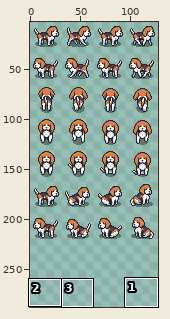
Edited in one commit: sprite sheet (DoggyLifeGodot/scenes/room/dogs/images/beagle-dog.png). Above: a wide view before the commit, with the close-up outlined.
Close-up. Before the edit:
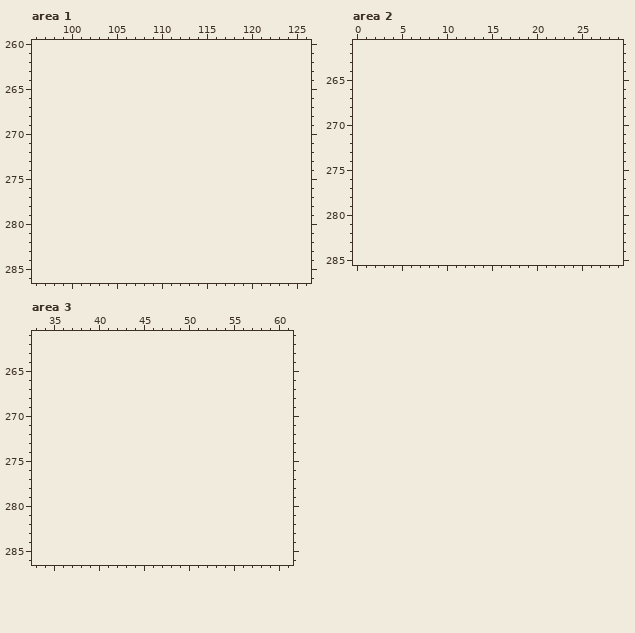
The file is 128x224 pixels. Shown: area 1: x 96..126, y 260..286; area 2: x 0..29, y 261..285; area 3: x 33..61, y 261..286. The old version is drawn lined up with the new one, on the new canvas. The wide view leaves out empty margins. The commit also changed other parts of the picture, which this record leaves out.
Palette (. is transparent): 
After the commit:
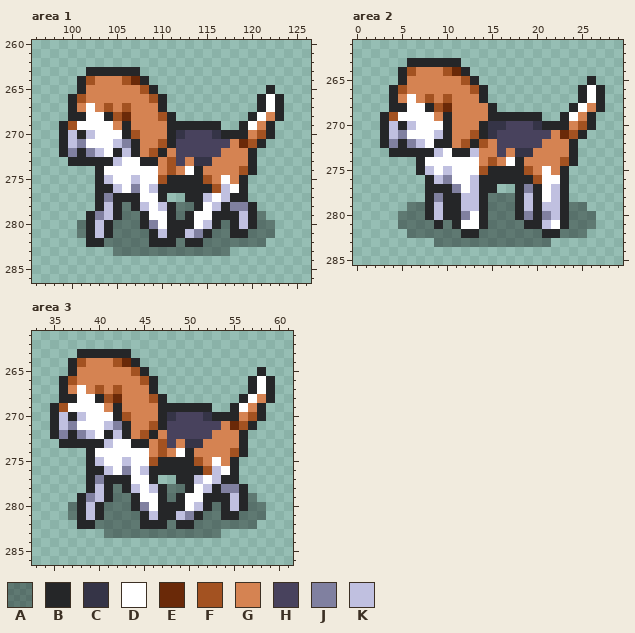
Colours new in this view: A #0000005d  B #252628  C #353447  D #ffffff  E #6a2908  F #a35221  G #d58352  H #48425d  J #8080a0  K #c0c0e0
The edit:
canvas 128x224 -> 128x288
Changed rows in their new state; - is an unchanged pixel.
Area 1:
first column x 99:
263 ---BBBBBB----------------
264 --BFGGGFEB---------------
265 --BGGGGGGFB------------B-
266 -BFGGGGGGGFB----------BDB
267 -BGDGFGFGGGB----------BDB
268 -BBDDBFEGGGFB--------BDGB
269 BFDDDDGBGGGGBBBBBB--BDGB-
270 BKBKDDDBFGGGBCHHHCBBBGFB-
271 BKJDDDKJBGGFBHHHHHHGEFB--
272 BJBJKDBKBGFBGHHHHHGGGB---
273 -BBBBBKDDBBGFHGCCGGGGB---
274 ----BDDDDDDGFGDBGGGGFB---
275 ----BKDDKDDFBBBBFGDGB----
276 ----BBKDJDKBBBBBBFKDB----
277 ----BJBBBDDB--BBKDKBB----
278 ----BKBABKDKBAABDKBJJB---
279 ---BJKBAABDDBABDDBBBKBA--
280 --ABKBAAABJDBBBDKBABKBAA-
281 --ABKBAAAABKBBKJBAABBAAA-
282 ---BBAAAAABBBABBAAAAAAA--
283 ------AAAAAAAAAAAAA------
Area 2:
first column x 3:
263 ---BBBBBB----------------
264 --BFGGGFEB---------------
265 --BGGGGGGFB------------B-
266 -BFGGGGGGGFB----------BDB
267 -BGDGFGFGGGB----------BDB
268 -BBDDBFEGGGGB--------BDGB
269 BFDDDDGBGGGGBBBBBB--BDGB-
270 BKBKDDDBGGGBCCHHHCBBBGFB-
271 BKJDDDKBGGFBCHHHHHHGEFB--
272 BJBJKDBBGFBFGHHHHHGGGB---
273 -BBBBBKDBBKGGHGCCGGGGB---
274 ----BDDDDDDGFGDBGGGGFB---
275 ----BKDKDDDFBBBBFGDGB----
276 -----BKJDDKBBBBBBFDDB----
277 -----BBBJDKBB--BJBDKB----
278 -----BJBBKKBAAABKBDKB----
279 ---AABKBBKKBAAABKBKKBAA--
280 --AAABKBBJDBAAABJBJKBAAA-
281 --AAAABABDDBAAAABBKDBAAA-
282 ---AAAAAABBAAAAAAABBAAA--
283 ------AAAAAAAAAAAAA------
Area 3:
first column x 35:
263 ---BBBBBB----------------
264 --BFGGGFEB---------------
265 --BGGGGGGFB------------B-
266 -BFGGGGGGGFB----------BDB
267 -BGDGFGFGGGB----------BDB
268 -BBDDBFEGGGFB--------BDGB
269 BFDDDDGBGGGGBBBBBB--BDGB-
270 BKBKDDDBFGGGBCHHHCBBBGFB-
271 BKJDDDKJBGGFBHHHHHHGEFB--
272 BJBJKDBKBGFBGHHHHHGGGB---
273 -BBBBBKDDBBGFHGCCGGGGB---
274 ----BDDDDDDGFGDBGGGGFB---
275 ----BKDDKDDFBBBBFGDGB----
276 ----BBKDJDKBBBBBBFKDB----
277 ----BJBBBDDB--BBKDKBB----
278 ----BKBABKDKBAABDKBJJB---
279 ---BJKBAABDDBABDDBBBKBA--
280 --ABKBAAABJDBBBDKBABKBAA-
281 --ABKBAAAABKBBKJBAABBAAA-
282 ---BBAAAAABBBABBAAAAAAA--
283 ------AAAAAAAAAAAAA------
Changed places in both close-ups, as pixel boxes (x1, y1, x2, y2):
added: (59, 67, 284, 256)
added: (380, 58, 605, 247)
added: (50, 349, 275, 538)
